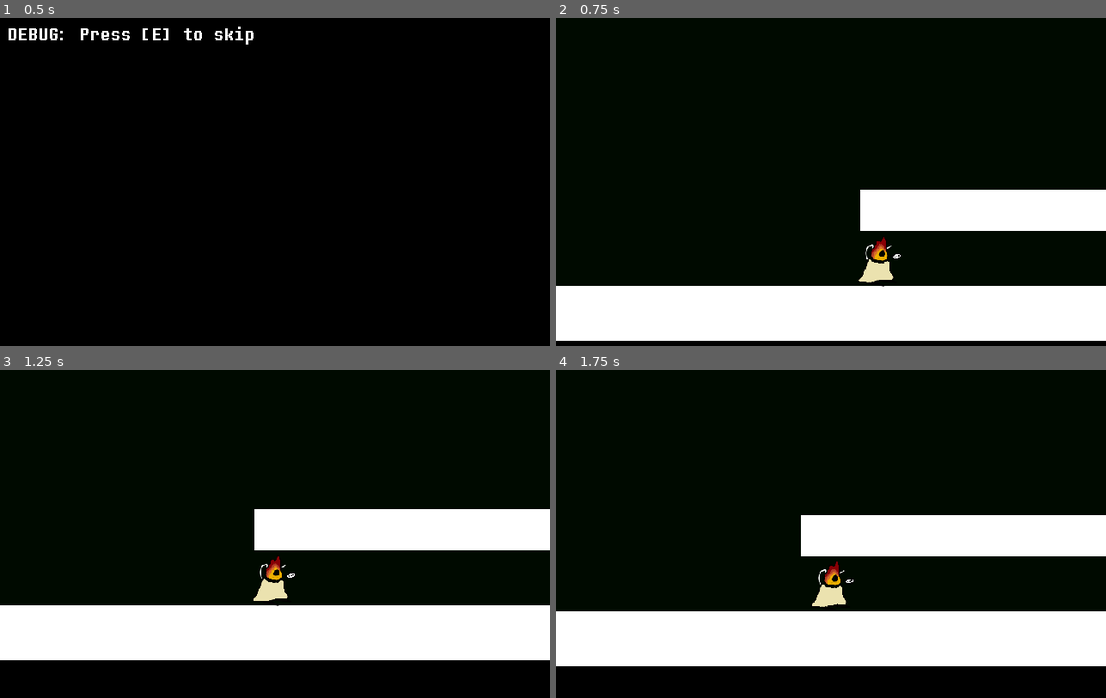
Above: before the commit, frames 1-4 (two rows, left to right).
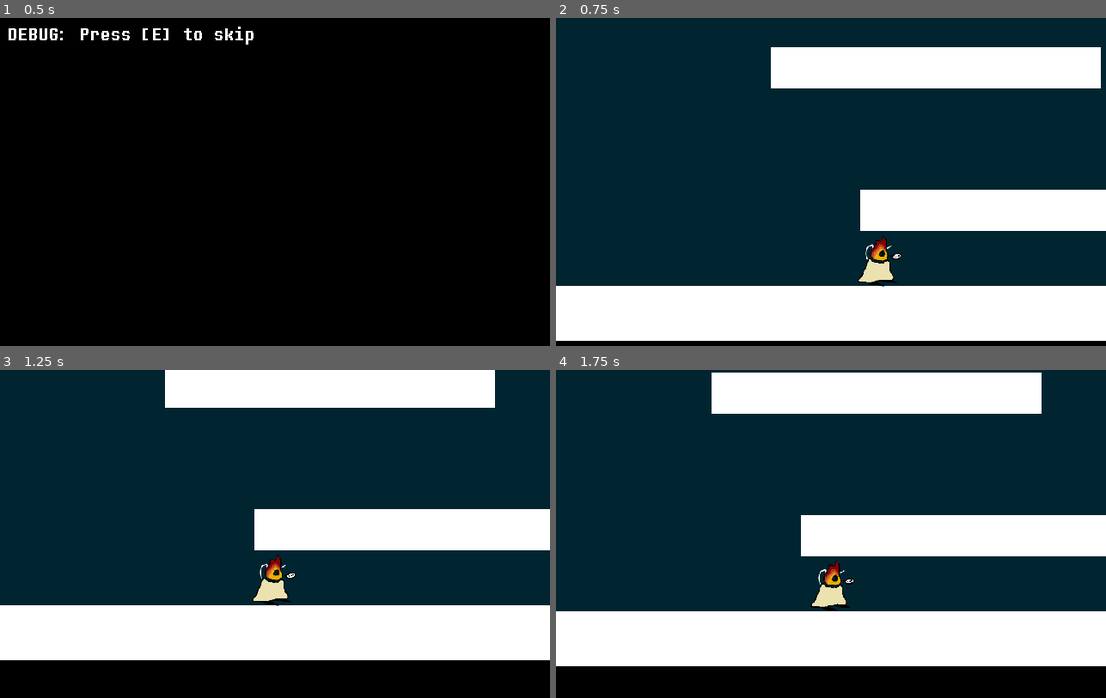
Above: after the commit, the same moments.

Repository: cloverian/a-sea-full
Game: Godot game, scene res://scenes/initialscene.tscn
Two runs of this game, one before a commit and one after it. Both use one fixed random seed, a clock stepped at 60 frames per second and the inputs below.
Inputs:
- Up to frame 1 (0.5 s): no input
- Up to frame 2 (0.75 s): tap E (E) at 0.5 s; tap D (D) at 0.6 s
- Up to frame 3 (1.25 s): tap Space (Jump) at 0.77 s; tap S (S) at 0.8 s
- Up to frame 4 (1.75 s): tap S (S) at 1.35 s; tap Space (Jump) at 1.52 s; tap D (D) at 1.55 s

Frame 1 is identical in both runs. In frame 2, 75% of the frame differs, in the area x 0-100%, y 0-82%; in frame 3, 64%; in frame 4, 66%.

Commit message:
Updated README.md + other small changes

Diff:
--- a/scenes/initialscene.tscn
+++ b/scenes/initialscene.tscn
@@ -1,6 +1,6 @@
 [gd_scene load_steps=4 format=3 uid="uid://cx2k3h0uoucyy"]
 
-[ext_resource type="Script" uid="uid://bnsddebg7whtr" path="res://scenes/initialscene.gd" id="1_1tdla"]
+[ext_resource type="Script" uid="uid://bnsddebg7whtr" path="res://scripts/initialscene.gd" id="1_1tdla"]
 [ext_resource type="FontFile" uid="uid://b1n3v6rd8mni1" path="res://assets/fonts/determination-mono.ttf" id="1_4hqih"]
 [ext_resource type="Texture2D" uid="uid://dkxg4m51nxc7k" path="res://assets/galaxy.png" id="2_1tdla"]
 
--- a/scenes/map.tscn
+++ b/scenes/map.tscn
@@ -1,7 +1,7 @@
 [gd_scene load_steps=6 format=3 uid="uid://dae3gh4jw6a4a"]
 
 [sub_resource type="StyleBoxFlat" id="StyleBoxFlat_hrmi8"]
-bg_color = Color(0, 0.9843137, 0, 0.039215688)
+bg_color = Color(2.695322e-06, 0.7510427, 0.9769704, 0.19607843)
 
 [sub_resource type="StyleBoxFlat" id="StyleBoxFlat_4xfga"]
 bg_color = Color(1, 1, 1, 1)
@@ -60,3 +60,17 @@
 [node name="CollisionShape2D" type="CollisionShape2D" parent="Obstacle2"]
 position = Vector2(1080, 240)
 shape = SubResource("RectangleShape2D_paxxb")
+
+[node name="Obstacle3" type="StaticBody2D" parent="."]
+position = Vector2(-480, -78)
+
+[node name="Panel2" type="Panel" parent="Obstacle3"]
+offset_left = 888.0
+offset_top = 216.0
+offset_right = 1272.0
+offset_bottom = 264.0
+theme_override_styles/panel = SubResource("StyleBoxFlat_4xfga")
+
+[node name="CollisionShape2D" type="CollisionShape2D" parent="Obstacle3"]
+position = Vector2(1080, 240)
+shape = SubResource("RectangleShape2D_paxxb")
--- a/scenes/player.tscn
+++ b/scenes/player.tscn
@@ -25,5 +25,6 @@
 sprite_frames = SubResource("SpriteFrames_onrkg")
 
 [node name="GeneralCollision" type="CollisionShape2D" parent="."]
+visible = false
 position = Vector2(-6, 18)
 shape = SubResource("RectangleShape2D_i3pqv")
Renamed: scenes/initialscene.gd -> scripts/initialscene.gd
Renamed: scenes/initialscene.gd.uid -> scripts/initialscene.gd.uid
Not shown, changed: README.md
